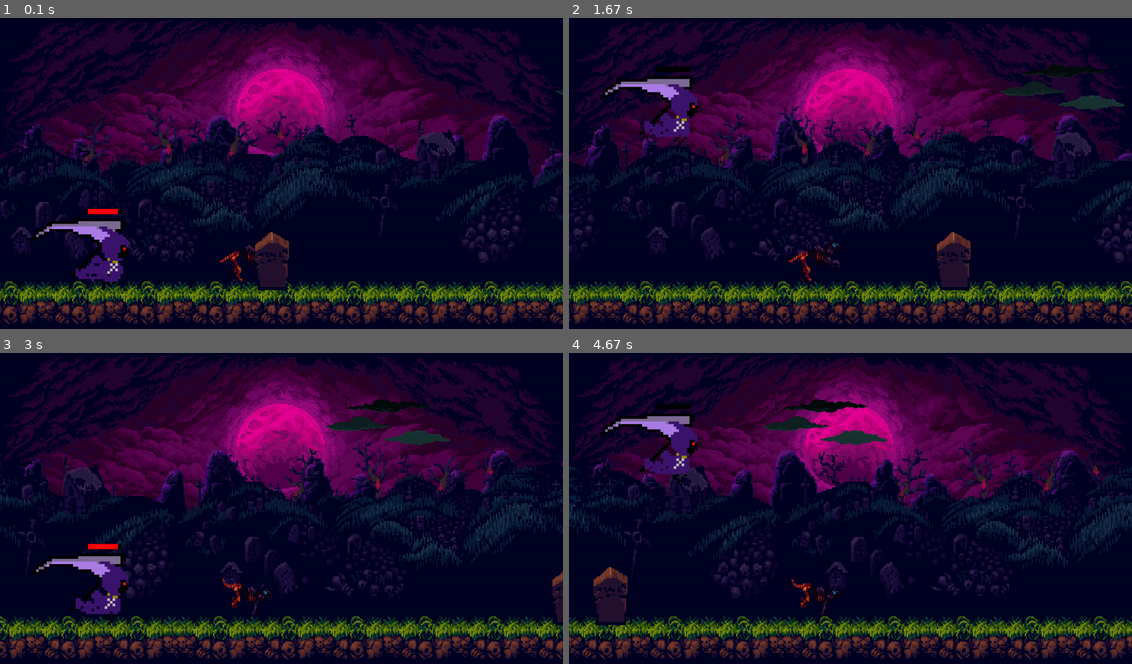
Above: before the commit, frames 1-4 (two rows, left to right).
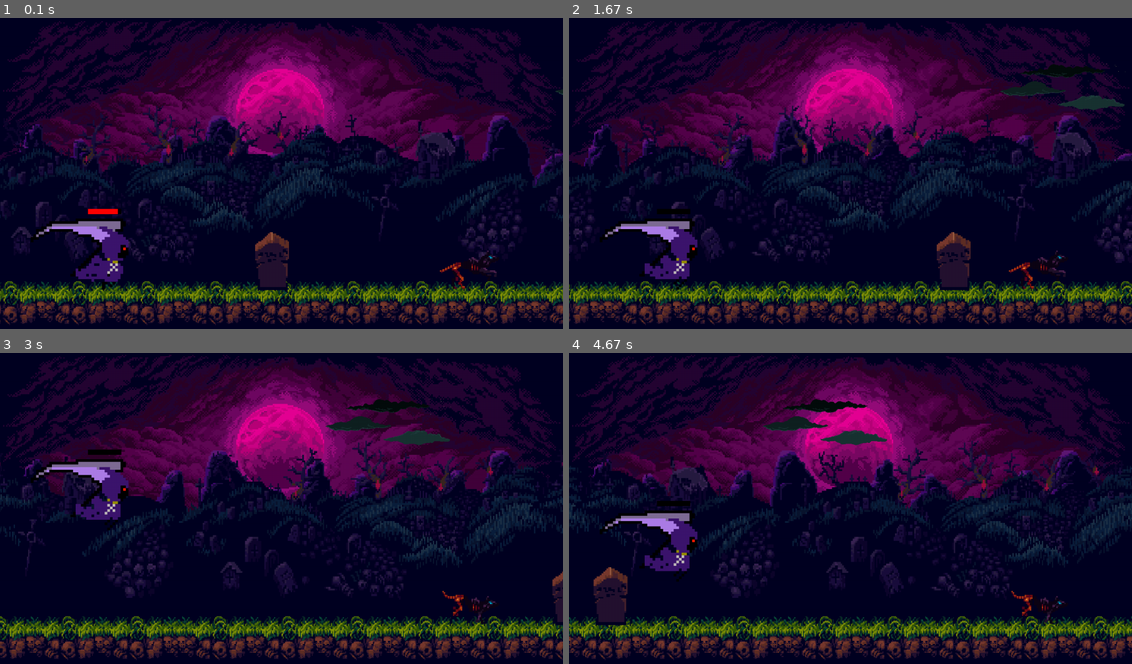
Above: after the commit, the same moments.

Repository: mmvbs/Cleanse-your-ghost
Game: pygame game, started from CYG.py
The game is run twice, just before and just after one commit, with the same random seed, the same clock (stepped at 60 frames per second) and the same inputs.
Inputs:
- Up to frame 1 (0.1 s): no input
- Up to frame 2 (1.67 s): tap Space at 0.33, 0.73, 1.03, 1.23, 1.57 s
- Up to frame 3 (3 s): tap Space at 1.87, 2.07, 2.37, 2.63 s; tap J at 2.9 s
- Up to frame 4 (4.67 s): tap Space at 3.3, 3.6, 3.73, 4.13, 4.43 s

The runs differ from the first frame. In frame 1, 0.4% of the frame differs, in the area x 39-89%, y 70-88%; in frame 2, 3.8%, in the area x 5-89%, y 15-88%; in frame 3, 3.7%; in frame 4, 3.7%.

Commit message:
conserto em texturas e ataque

Diff:
--- a/classes/fantasma.py
+++ b/classes/fantasma.py
@@ -10,11 +10,11 @@
         self.largura = largura
         self.altura = altura
         self.tela = tela
-        self.x_Fantasma = 500
-        self.y_Fantasma = 500
+        self.x_Fantasma = 1000
+        self.y_Fantasma = 530
         self.velocidade = 3
         self.aceleracao_gravidade = 1
-        self.tamanho_imagem = (120, 100)
+        self.tamanho_imagem = (135, 87)
 
 
         self.imagens = [
--- a/classes/player.py
+++ b/classes/player.py
@@ -1,12 +1,10 @@
 import pygame
 import os
-#import time
-
-
 
 def carregar_imagem(path, tamanho):
     image = pygame.image.load(path)
     return pygame.transform.scale(image, tamanho)
+
 class Player:
     def __init__(self, largura, altura, tela):
         self.largura = largura
@@ -18,14 +16,14 @@
         self.aceleracao_gravidade = 1
 
         # P/Pulo
-        self.AlturaPulo = -25#Tamanho do pulo
+        self.AlturaPulo = -25  # Tamanho do pulo
         self.tempopulo = 0
         self.pulando = False
         self.velocidade_pulo = self.AlturaPulo
-        self.gravity = 1
+        self.gravity = 1.5
         self.tempo_pulo = self.tempopulo
 
-        self.tamanho_imagem = (384, 384) #Tamanho do Personagem
+        self.tamanho_imagem = (384, 384)
 
         self.correndo = [
             carregar_imagem(os.path.join('texturas', 'correr1.png'), self.tamanho_imagem),
@@ -36,23 +34,21 @@
         self.atacando = [
             carregar_imagem(os.path.join('texturas', 'ataque1.png'), self.tamanho_imagem),
             carregar_imagem(os.path.join('texturas', 'ataque2.png'), self.tamanho_imagem),
-            #carregar_imagem(os.path.join('texturas', 'ataque3.png'), self.tamanho_imagem),
-            #carregar_imagem(os.path.join('texturas', 'ataque4.png'), self.tamanho_imagem),
+            carregar_imagem(os.path.join('texturas', 'ataque3.png'), self.tamanho_imagem),
+            carregar_imagem(os.path.join('texturas', 'ataque4.png'), self.tamanho_imagem),
         ]
         self.step_index = 0
         self.ataque_index = 0
-        self.image = self.atacando[0]
         self.image = self.correndo[0]
 
-        #Cooldown
+        # Cooldown e ataque
         self.cooldown_ataque = 750
         self.ultimo_ataque = 0
-        # Tela de Cooldown
+        self.ataque_count = 0
         self.barra_cor = (255, 0, 0)
         self.barra_fundo_cor = (0, 0, 0)
         self.barra_altura = 12
-        self.barra_largura = self.tamanho_imagem[0]/5#Tamanho da barra de cooldown
-
+        self.barra_largura = self.tamanho_imagem[0] / 5  # Tamanho da barra de cooldown
 
     def load_images(self):
         base_path = os.path.abspath(os.path.join(os.path.dirname(__file__), '..', 'texturas'))
@@ -63,23 +59,29 @@
 
     def ataque(self):
         tempo_atual = pygame.time.get_ticks()
+
         if tempo_atual - self.ultimo_ataque >= self.cooldown_ataque:
             self.image = self.atacando[self.ataque_index]
             self.ataque_index += 1
+            self.ataque_count += 1
+
             if self.ataque_index >= len(self.atacando):
                 self.ataque_index = 0
-            self.ultimo_ataque = tempo_atual
+
+            if self.ataque_count >= 4:
+                self.ultimo_ataque = tempo_atual
+                self.ataque_count = 0
 
     def run(self):
         # Atualiza o frame da animação de corrida
         self.image = self.correndo[self.step_index // 5]
         self.step_index = (self.step_index + 1) % (len(self.correndo) * 5)  # Mantém o índice dentro dos limites
 
-        #Atualiza Fisica do Pulo
+        # Atualiza Física do Pulo
         self.atualiza_pulo()
 
     def jump(self):
-        #Faz o personagem pular
+        # Faz o personagem pular
         if not self.pulando:
             self.pulando = True
             self.tempo_pulo = self.tempopulo
@@ -98,21 +100,19 @@
                 self.velocidade_pulo = self.AlturaPulo
                 self.tempo_pulo = self.tempopulo
 
-
     def draw(self):
-        self.tela.blit(self.image, (self.x_player, self.y_player))#Desenha personagem
-
-        self.draw_cooldown_bar()#Desenha Cooldown
+        self.tela.blit(self.image, (self.x_player, self.y_player))  # Desenha personagem
+        self.draw_cooldown_bar()  # Desenha Cooldown
 
     def draw_cooldown_bar(self):
         tempo_atual = pygame.time.get_ticks()
         tempo_restante = max(0, self.cooldown_ataque - (tempo_atual - self.ultimo_ataque))
 
         # Calcula a largura da barra
-        barra_largura = ((tempo_restante / self.cooldown_ataque) * self.barra_largura)
+        barra_largura = (tempo_restante / self.cooldown_ataque) * self.barra_largura
 
         # Desenha a barra de fundo
-        pygame.draw.rect(self.tela, self.barra_fundo_cor, (self.x_player*5, self.y_player - (-200), self.barra_largura, self.barra_altura))
+        pygame.draw.rect(self.tela, self.barra_fundo_cor, (self.x_player * 5, self.y_player - (-200), self.barra_largura, self.barra_altura))
 
         # Desenha a barra de cooldown
-        pygame.draw.rect(self.tela, self.barra_cor, (self.x_player*5, self.y_player - (-200), barra_largura, self.barra_altura))
+        pygame.draw.rect(self.tela, self.barra_cor, (self.x_player * 5, self.y_player - (-200), barra_largura, self.barra_altura))
